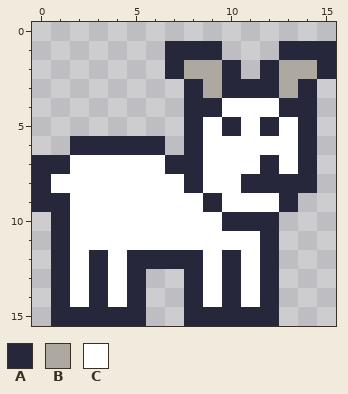
Pixel-art sprite, stored at 4 - floaty goat/src/img/goat.png. The first picture shows the starting point.
The file is 64x64 pixels, drawn in blocks of 4x4; one block is one cell here.
Palette (. is transparent): A #26273a  B #ada9a1  C #ffffff
Pixels before, first column x 0:
 1 .......AAA...AAA
 2 .......ABBA.ABBA
 3 ........ABAAABA.
 4 ........AACCCAA.
 5 ........ACACACA.
 6 ..AAAAA.ACCCCCA.
 7 AACCCCCAACCCACA.
 8 ACCCCCCCACCAAAA.
 9 AACCCCCCCACCCA..
10 .ACCCCCCCCAAA...
11 .ACCCCCCCCCCA...
12 .ACACAAAACACA...
13 .ACACA..ACACA...
14 .ACACA..ACACA...
15 .AAAAA..AAAAA...
The result:
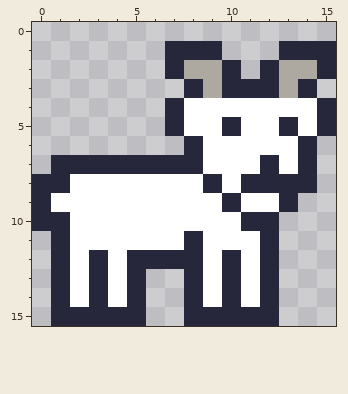
Commit: Finish Floaty Goat gameplay demo
Edits made:
There is now colour A in rows 4 to 5 at x 7 and 15; in row 10 at x 0.
The edit turns colour C into colour A in row 5 at x 13; in row 7 at x 2 to 6; in row 8 at x 1 and 9; in row 9 at x 10; in row 11 at x 8.
The edit turns colour A into colour C in row 4 at x 8 to 9 and 13 to 14; in row 5 at x 8, 12 and 14; in row 8 at x 8; in row 9 at x 1 and 9; in row 10 at x 10.
The edit erases colour A in row 6 at x 2 to 6; in row 7 at x 0.
Where, in picture pixels (left, top, right, bottom), the same in both pictures:
changed: (32, 98, 336, 250)
